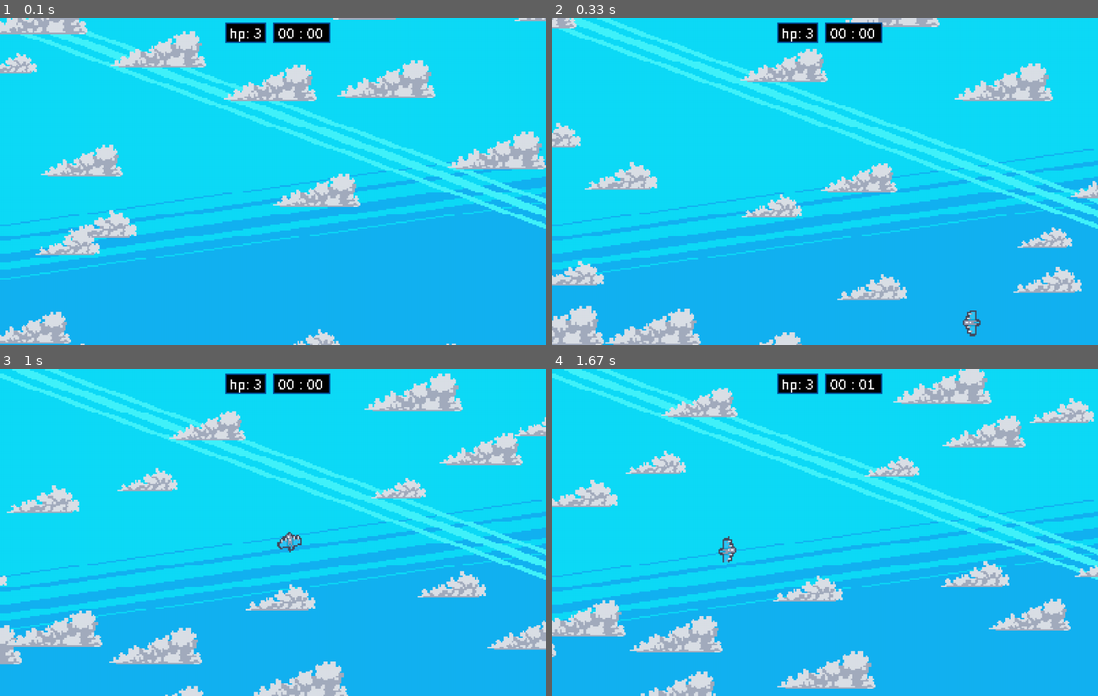
Above: before the commit, frames 1-4 (two rows, left to right).
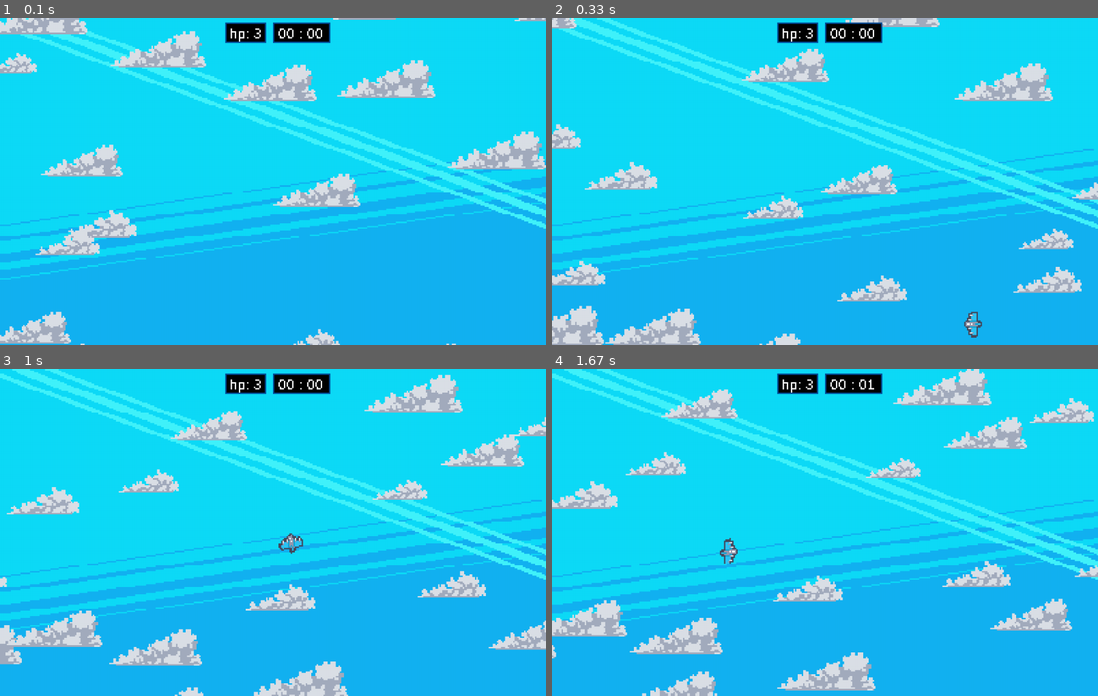
Above: after the commit, the same moments.

Repository: RodolfoFreitas0/Projeto-BIA-IA
Game: pygame game, started from mainPygame.py
Two runs of this game, one before a commit and one after it. Both use one fixed random seed, a clock stepped at 60 frames per second and the inputs below.
Inputs:
- Up to frame 1 (0.1 s): no input
- Up to frame 2 (0.33 s): no input
- Up to frame 3 (1 s): tap Space at 0.33 s; hold Right from 0.67 s (still down)
- Up to frame 4 (1.67 s): release Right at 1.13 s; hold Up 1.17-1.47 s; hold Right from 1.5 s (still down)

Frame 1 is identical in both runs. In frame 2, 2.0% of the frame differs, in the area x 0-100%, y 9-100%; in frame 3, 2.7%; in frame 4, 3.9%, in the area x 0-96%, y 0-100%.

Commit message:
Logic and Render Separation - (Test 4 - Rectangle Done)

Diff:
--- a/scripts/core/events.py
+++ b/scripts/core/events.py
@@ -60,7 +60,7 @@
                     from scripts.entities.enemy import Enemy
 
                     enemy = Enemy(game, game.render_scroll, (3, 3))
-                    game.enemy_manager.add(enemy)
+                    # game.enemy_manager.add(enemy)
 
                     settings.SPAWN_TIME = max(500, settings.SPAWN_TIME - 50)
                     pygame.time.set_timer(settings.SPAWN_EVENT, settings.SPAWN_TIME)
--- a/scripts/core/settings.py
+++ b/scripts/core/settings.py
@@ -5,7 +5,7 @@
 
 DISPLAY_SIZE = (400, 225)
 
-CAPTION = "JOGO 1 - 0.2"
+CAPTION = "JOGO 1"
 FPS = 60
 
 SPAWN_TIME = 1500
--- a/scripts/entities/bullets.py
+++ b/scripts/entities/bullets.py
@@ -14,10 +14,6 @@
 
     def update_logic(self, scroll):
         super().update_logic(movement=(1, 0))
-
-
-
-
 
 class BulletManager:
         def __init__(self, enemies):
--- a/scripts/entities/enemy.py
+++ b/scripts/entities/enemy.py
@@ -1,10 +1,10 @@
 
-import dis
 import pygame
 import random
 import math
 
 import scripts.core.settings as settings
+from scripts.headless.rectangle import Rectangle
 from .physics_entity import PhysicsEntity
 
 class Enemy(PhysicsEntity):
@@ -31,6 +31,8 @@
         self.HP = 1
 
         self.acc = 10
+
+        # self.rect = Rectangle(self, 0, 0, self.size[0], self.size[1])
 
     @classmethod
     def spawn_pos(cls, scroll, screen_width, screen_height):
--- a/scripts/entities/physics_entity.py
+++ b/scripts/entities/physics_entity.py
@@ -71,17 +71,10 @@
             pygame.draw.rect(surf, color, self.rect().move(-offset[0], -offset[1]), 1)
 
     def rect(self):
-        if settings.PYGAME_MODE:
-            return pygame.Rect(
-                self.pos[0] - self.size[0] - 2,
-                self.pos[1] - (self.size[1] * 2 - 1),
-                self.size[1] * 4,
-                self.size[0] * 4
-            )
-        else:
-            return Rectangle(
-                self.pos[0] - self.size[0] - 2,
-                self.pos[1] - (self.size[1] * 2 - 1),
-                self.size[1] * 4,
-                self.size[0] * 4
-            )
+        return Rectangle(
+            self,
+            -6,
+            -6,
+            self.size[1] * 4,
+            self.size[0] * 4
+        )
--- a/scripts/headless/rectangle.py
+++ b/scripts/headless/rectangle.py
@@ -14,19 +14,26 @@
 
     @property
     def center(self):
+        return (self.x + self.width / 2, self.y + self.height / 2)
+
+    @property
+    def centerx(self):
         cx = self.x + self.width / 2
-        cy = self.y + self . height / 2
-        return (cx, cy)
+        return cx
+
+    @property
+    def centery(self):
+        cy = self.y + self.height / 2
+        return cy
 
     def update(self):
         self.x = self.owner.pos[0] + self.offset_x
         self.y = self.owner.pos[1] + self.offset_y
 
-    @property
     def colliderect(self, other):
         return not (
-            self.x + self.width < other.x or
-            self.x > other.x + other.width or
-            self.y + self.height < other.y or
-            self.y > other.y + other.height
+            (self.x + self.width < other.x or
+            self.x > other.x + other.width) and
+            (self.y + self.height < other.y or
+            self.y > other.y + other.height)
         )
